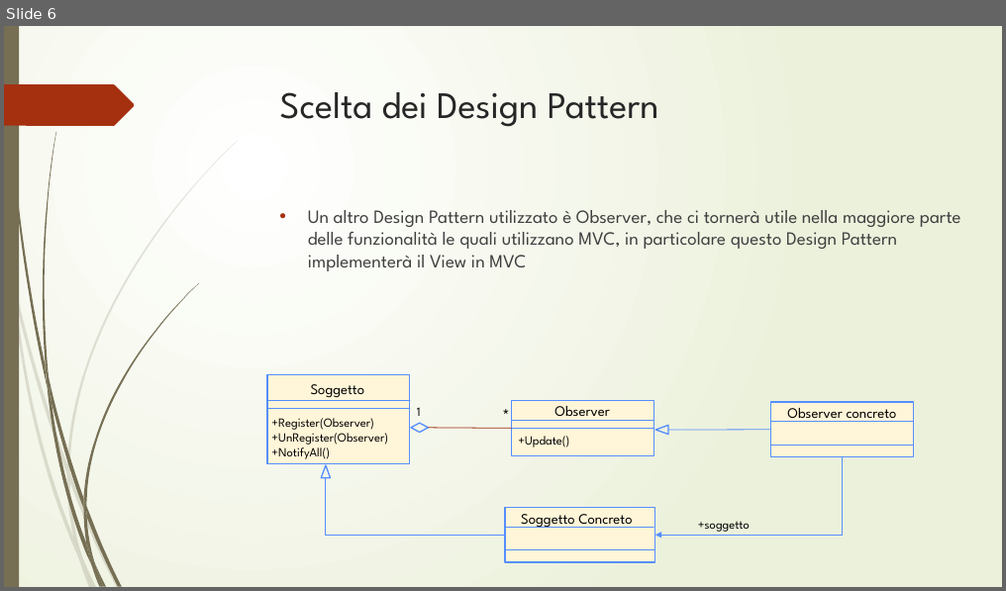
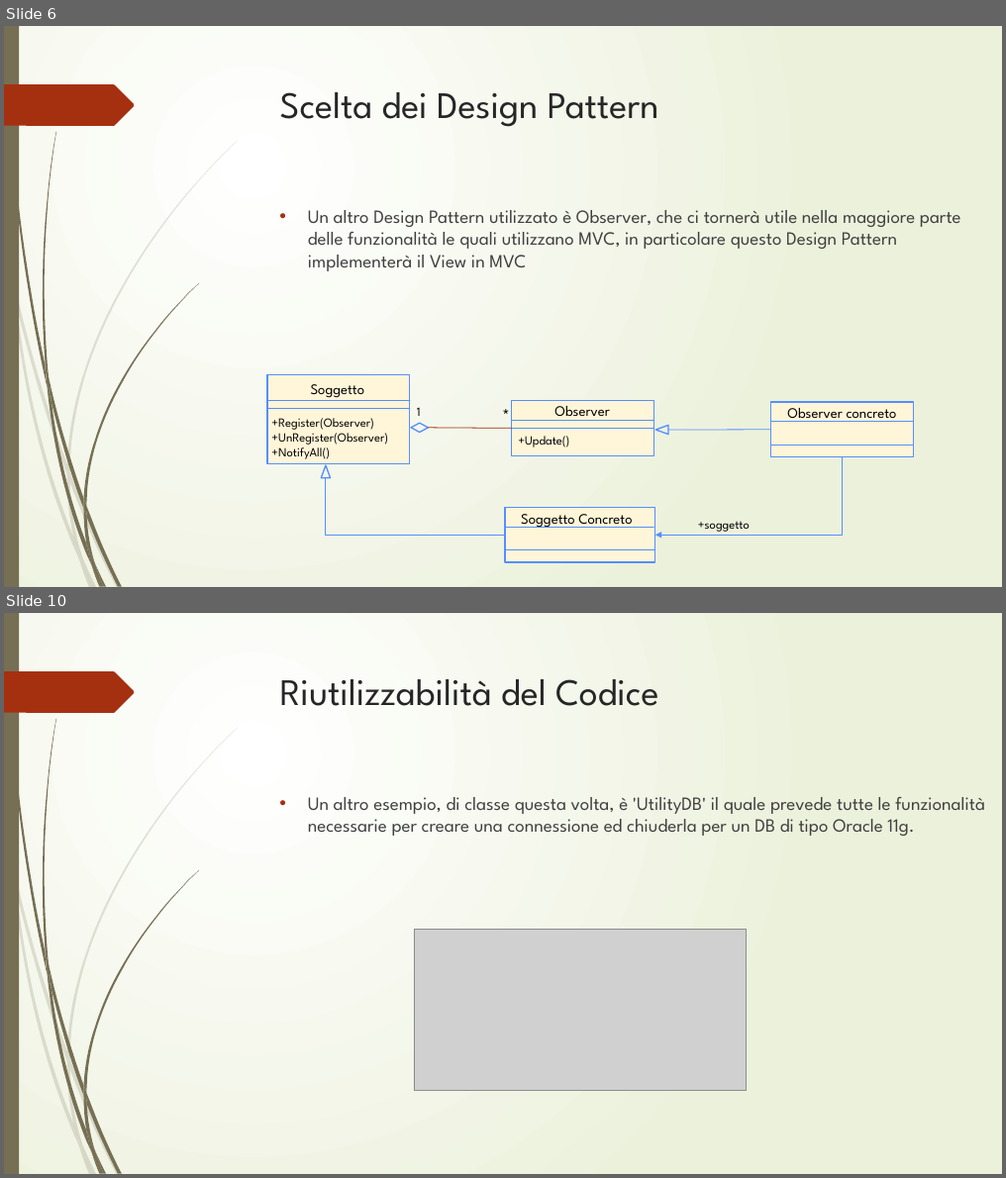
Before and after one commit to JimMinor/EventManager, a slide deck: Progetto/Presentazione/Event Manager.pptx. Shown one above the other, each under a label of ours: slide 6 before the commit, slides 6 and 10 after it; the slides between them are not shown. The pictures are 1006x591 and 1006x1178 pixels, drawn with LibreOffice and Linux fonts; fonts in the diff are those of the drawing; grey boxes stand for pictures. Boxes give left, top, right and bottom in pixels: in the first picture for what was removed or moved away, otherwise in the second. Text is boxed around its words. In the diff, an @@ line names an element or a change of style, - is before the commit and + after.

```diff
--- a/Progetto/Presentazione/Event Manager.pptx
+++ b/Progetto/Presentazione/Event Manager.pptx
@@ slide 10 added at <box>4,613,1002,1174</box>, background gradient #FFFFFF to #ECF2DC; not listed: 24 template elements that a slide beside it also shows @@
@@ title added at <box>280,679,658,706</box>, 36 pt, text #262626 @@
+Riutilizzabilità del Codice
@@ text added at <box>308,797,985,836</box>, 18 pt, text #404040 @@
+• Un altro esempio, di classe questa volta, è 'UtilityDB' il quale prevede tutte le funzionalità necessarie per creare una connessione ed chiuderla per un DB di tipo Oracle 11g.
@@ picture added at <box>414,930,746,1090</box> @@
```
Also in this commit, not shown: 5 other slides added.
